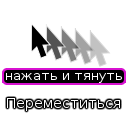
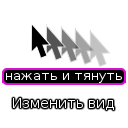
Revision of a layered 128×128 image; what changed, layer by layer:
renamed "Переместиться" to "Изменить вид", painted on it over [7, 98, 120, 111]
painted on "Drop Shadow" over [5, 96, 122, 113]
